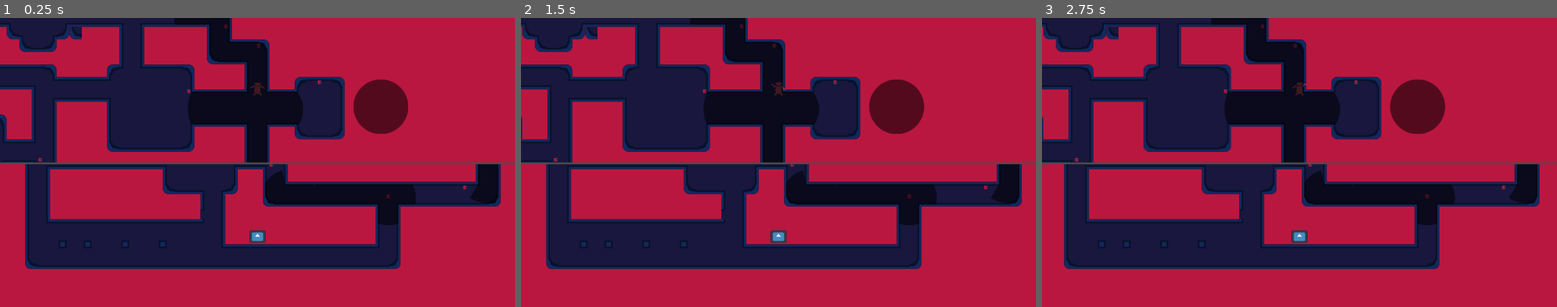
Above: before the commit, frames 1-3 (left to right).
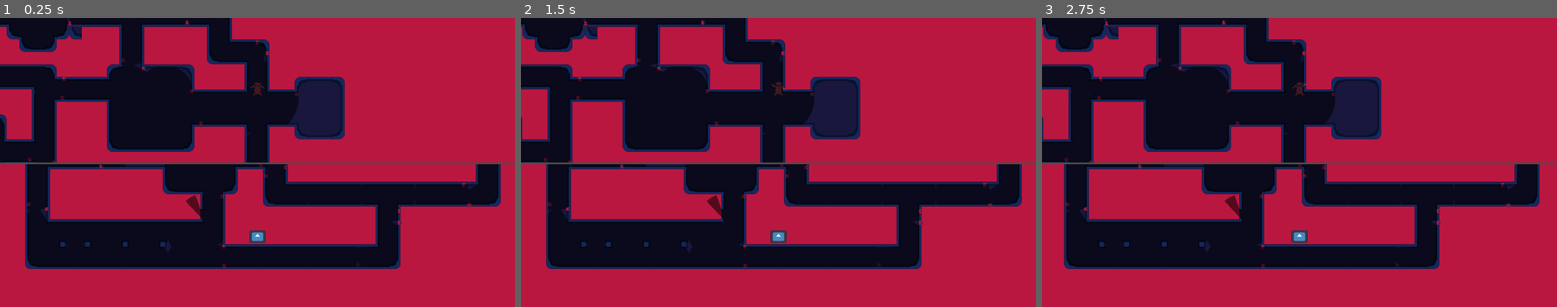
Above: after the commit, the same moments.

Repository: AlejanDroox/light-shadow
Game: Godot game, scene res://scenas/main.tscn
Two runs of this game, one before a commit and one after it. Both use one fixed random seed, a clock stepped at 60 frames per second and the inputs below. The engine's default icon, where the game draws it, is replaced by a stand-in: a white triangle on a blue panel in a dark square.
Inputs:
- Up to frame 1 (0.25 s): no input
- Up to frame 2 (1.5 s): tap Enter at 0.5 s; hold Right (ui_right) 0.53-1.28 s; hold , (interactuar1) 0.53-1.28 s; tap Space at 1.25 s; hold S (mov_down) from 1.28 s (still down); tap F (interactuar2) at 1.35 s
- Up to frame 3 (2.75 s): tap Enter at 2 s; release S (mov_down) at 2.03 s; hold Right (ui_right) from 2.03 s (still down); tap D (mov_rigth) at 2.1 s

The runs differ from the first frame. In frame 1, 22% of the frame differs, in the area x 0-96%, y 0-87%; in frame 2, 22%; in frame 3, 22%.

Commit message:
La luz
La luz del nivel 1 y sus interumpores

Diff:
--- a/scenas/niveles/nivel_1.tscn
+++ b/scenas/niveles/nivel_1.tscn
@@ -336,71 +336,464 @@
 [node name="interruptores" type="Node" parent="."]
 
 [node name="interruptorA1" parent="interruptores" node_paths=PackedStringArray("lights") instance=ExtResource("4_56oem")]
-position = Vector2(506, 115)
-lights = [NodePath("../../lights/lightA2"), NodePath("../../lights/lightA3"), NodePath("../../lights/lightA4"), NodePath("../../lights/lightA5")]
+position = Vector2(455, 142)
+lights = [NodePath("../../lights/lightA2"), NodePath("../../lights/lightA3"), NodePath("../../lights/lightA4"), NodePath("")]
 
 [node name="interruptorA2" parent="interruptores" node_paths=PackedStringArray("lights") instance=ExtResource("4_56oem")]
-position = Vector2(314, 340)
-lights = [NodePath("../../lights/lightA2"), NodePath("../../lights/lightA3"), NodePath("../../lights/lightA4"), NodePath("../../lights/lightA5")]
+position = Vector2(220, 135)
+lights = [NodePath("../../lights/lightA2"), NodePath("../../lights/lightA3"), NodePath("../../lights/lightA4"), NodePath("")]
+
+[node name="interruptorA3" parent="interruptores" node_paths=PackedStringArray("lights") instance=ExtResource("4_56oem")]
+position = Vector2(390, 50)
+lights = [NodePath("../../lights/lightA2"), NodePath("../../lights/lightA3"), NodePath("../../lights/lightA4"), NodePath("")]
+
+[node name="interruptorA4" parent="interruptores" node_paths=PackedStringArray("lights") instance=ExtResource("4_56oem")]
+position = Vector2(324, 377)
+rotation = 1.309
+lights = [NodePath("../../lights/lightA2"), NodePath("../../lights/lightA3"), NodePath("../../lights/lightA4"), NodePath("")]
 
 [node name="interruptorB1" parent="interruptores" node_paths=PackedStringArray("lights") instance=ExtResource("4_56oem")]
-position = Vector2(214, 135)
+position = Vector2(367, 26)
 lights = [NodePath("../../lights/lightB1"), NodePath("../../lights/lightB2")]
 
 [node name="interruptorB2" parent="interruptores" node_paths=PackedStringArray("lights") instance=ExtResource("4_56oem")]
-position = Vector2(370, 33)
+position = Vector2(229, -58)
 lights = [NodePath("../../lights/lightB1"), NodePath("../../lights/lightB2")]
 
-[node name="interruptorA3" parent="interruptores" node_paths=PackedStringArray("lights") instance=ExtResource("4_56oem")]
-position = Vector2(297, -10)
-lights = [NodePath("../../lights/lightA2"), NodePath("../../lights/lightA3"), NodePath("../../lights/lightA4"), NodePath("../../lights/lightA5")]
-
 [node name="interruptorC1" parent="interruptores" node_paths=PackedStringArray("lights") instance=ExtResource("4_56oem")]
-position = Vector2(143, 360)
-lights = [NodePath("../../lights/lightC1"), NodePath("../../lights/lightC2"), NodePath("../../lights/lightC3")]
+position = Vector2(312, 334)
+lights = [NodePath("../../lights/lightC1"), NodePath("../../lights/lightC2"), NodePath("../../lights/lightC3"), NodePath("../../lights/lightC4")]
 
 [node name="interruptorC2" parent="interruptores" node_paths=PackedStringArray("lights") instance=ExtResource("4_56oem")]
-position = Vector2(-119, 289)
-lights = [NodePath("../../lights/lightC1"), NodePath("../../lights/lightC2"), NodePath("../../lights/lightC3")]
+position = Vector2(-130, 314)
+lights = [NodePath("../../lights/lightC1"), NodePath("../../lights/lightC2"), NodePath("../../lights/lightC3"), NodePath("../../lights/lightC4")]
+
+[node name="interruptorC3" parent="interruptores" node_paths=PackedStringArray("lights") instance=ExtResource("4_56oem")]
+position = Vector2(167, 393)
+lights = [NodePath("../../lights/lightC1"), NodePath("../../lights/lightC2"), NodePath("../../lights/lightC3"), NodePath("../../lights/lightC4")]
+
+[node name="interruptorD1" parent="interruptores" node_paths=PackedStringArray("lights") instance=ExtResource("4_56oem")]
+position = Vector2(112, 85)
+lights = [NodePath("../../lights/lightD1"), NodePath("../../lights/lightD2"), NodePath("../../lights/lightD3"), NodePath("../../lights/lightD4"), NodePath("../../lights/lightD5")]
+
+[node name="interruptorD2" parent="interruptores" node_paths=PackedStringArray("lights") instance=ExtResource("4_56oem")]
+position = Vector2(-55, -59)
+lights = [NodePath("../../lights/lightD1"), NodePath("../../lights/lightD2"), NodePath("../../lights/lightD3"), NodePath("../../lights/lightD4"), NodePath("../../lights/lightD5")]
+
+[node name="interruptorD3" parent="interruptores" node_paths=PackedStringArray("lights") instance=ExtResource("4_56oem")]
+position = Vector2(211, -19)
+lights = [NodePath("../../lights/lightD1"), NodePath("../../lights/lightD2"), NodePath("../../lights/lightD3"), NodePath("../../lights/lightD4"), NodePath("../../lights/lightD5")]
+
+[node name="interruptorD4" parent="interruptores" node_paths=PackedStringArray("lights") instance=ExtResource("4_56oem")]
+position = Vector2(148, -251)
+lights = [NodePath("../../lights/lightD1"), NodePath("../../lights/lightD2"), NodePath("../../lights/lightD3"), NodePath("../../lights/lightD4"), NodePath("../../lights/lightD5")]
+
+[node name="interruptorE1" parent="interruptores" node_paths=PackedStringArray("lights") instance=ExtResource("4_56oem")]
+position = Vector2(67, 66)
+lights = [NodePath("../../lights/lightE1"), NodePath("../../lights/lightE2"), NodePath("../../lights/lightE3"), NodePath("../../lights/lightE4"), NodePath("../../lights/lightE5")]
+
+[node name="interruptorE2" parent="interruptores" node_paths=PackedStringArray("lights") instance=ExtResource("4_56oem")]
+position = Vector2(241, 207)
+lights = [NodePath("../../lights/lightE1"), NodePath("../../lights/lightE2"), NodePath("../../lights/lightE3"), NodePath("../../lights/lightE4"), NodePath("../../lights/lightE5")]
+
+[node name="interruptorE3" parent="interruptores" node_paths=PackedStringArray("lights") instance=ExtResource("4_56oem")]
+position = Vector2(-69, 150)
+lights = [NodePath("../../lights/lightE1"), NodePath("../../lights/lightE2"), NodePath("../../lights/lightE3"), NodePath("../../lights/lightE4"), NodePath("../../lights/lightE5")]
+
+[node name="interruptorF1" parent="interruptores" node_paths=PackedStringArray("lights") instance=ExtResource("4_56oem")]
+position = Vector2(168, 419)
+lights = [NodePath("../../lights/lightF1"), NodePath("../../lights/lightF2"), NodePath("../../lights/lightF3"), NodePath("../../lights/lightF4")]
+
+[node name="interruptorF2" parent="interruptores" node_paths=PackedStringArray("lights") instance=ExtResource("4_56oem")]
+position = Vector2(-224, 515)
+lights = [NodePath("../../lights/lightF1"), NodePath("../../lights/lightF2"), NodePath("../../lights/lightF3"), NodePath("../../lights/lightF4")]
+
+[node name="interruptorG1" parent="interruptores" node_paths=PackedStringArray("lights") instance=ExtResource("4_56oem")]
+position = Vector2(-225, 473)
+lights = [NodePath("../../lights/lightG1"), NodePath("../../lights/lightG2"), NodePath("../../lights/lightG3"), NodePath("../../lights/lightG4"), NodePath("../../lights/lightG5"), NodePath("../../lights/lightG6"), NodePath("../../lights/lightG7"), NodePath("../../lights/lightG8"), NodePath("../../lights/lightG9")]
+
+[node name="interruptorG2" parent="interruptores" node_paths=PackedStringArray("lights") instance=ExtResource("4_56oem")]
+position = Vector2(-228, 360)
+lights = [NodePath("../../lights/lightG1"), NodePath("../../lights/lightG2"), NodePath("../../lights/lightG3"), NodePath("../../lights/lightG4"), NodePath("../../lights/lightG5"), NodePath("../../lights/lightG6"), NodePath("../../lights/lightG7"), NodePath("../../lights/lightG8"), NodePath("../../lights/lightG9")]
+
+[node name="interruptorG3" parent="interruptores" node_paths=PackedStringArray("lights") instance=ExtResource("4_56oem")]
+position = Vector2(-621, 388)
+lights = [NodePath("../../lights/lightG1"), NodePath("../../lights/lightG2"), NodePath("../../lights/lightG3"), NodePath("../../lights/lightG4"), NodePath("../../lights/lightG5"), NodePath("../../lights/lightG6"), NodePath("../../lights/lightG7"), NodePath("../../lights/lightG8"), NodePath("../../lights/lightG9")]
+
+[node name="interruptorH1" parent="interruptores" node_paths=PackedStringArray("lights") instance=ExtResource("4_56oem")]
+position = Vector2(-661, 378)
+lights = [NodePath("../../lights/lightH1"), NodePath("../../lights/lightH2"), NodePath("../../lights/lightH3"), NodePath("../../lights/lightH4"), NodePath("../../lights/lightH5")]
+
+[node name="interruptorH2" parent="interruptores" node_paths=PackedStringArray("lights") instance=ExtResource("4_56oem")]
+position = Vector2(-499, 293)
+lights = [NodePath("../../lights/lightH1"), NodePath("../../lights/lightH2"), NodePath("../../lights/lightH3"), NodePath("../../lights/lightH4"), NodePath("../../lights/lightH5")]
+
+[node name="interruptorH3" parent="interruptores" node_paths=PackedStringArray("lights") instance=ExtResource("4_56oem")]
+position = Vector2(-693, 180)
+lights = [NodePath("../../lights/lightH1"), NodePath("../../lights/lightH2"), NodePath("../../lights/lightH3"), NodePath("../../lights/lightH4"), NodePath("../../lights/lightH5")]
+
+[node name="interruptorH4" parent="interruptores" node_paths=PackedStringArray("lights") instance=ExtResource("4_56oem")]
+position = Vector2(-597, 40)
+lights = [NodePath("../../lights/lightH1"), NodePath("../../lights/lightH2"), NodePath("../../lights/lightH3"), NodePath("../../lights/lightH4"), NodePath("../../lights/lightH5")]
+
+[node name="interruptorI1" parent="interruptores" node_paths=PackedStringArray("lights") instance=ExtResource("4_56oem")]
+position = Vector2(-88, 295)
+lights = [NodePath("../../lights/lightI1"), NodePath("../../lights/lightI2"), NodePath("../../lights/lightI3"), NodePath("../../lights/lightI4"), NodePath("../../lights/lightI5")]
+
+[node name="interruptorI2" parent="interruptores" node_paths=PackedStringArray("lights") instance=ExtResource("4_56oem")]
+position = Vector2(-65, 108)
+lights = [NodePath("../../lights/lightI1"), NodePath("../../lights/lightI2"), NodePath("../../lights/lightI3"), NodePath("../../lights/lightI4"), NodePath("../../lights/lightI5")]
+
+[node name="interruptorI3" parent="interruptores" node_paths=PackedStringArray("lights") instance=ExtResource("4_56oem")]
+position = Vector2(-576, -2)
+lights = [NodePath("../../lights/lightI1"), NodePath("../../lights/lightI2"), NodePath("../../lights/lightI3"), NodePath("../../lights/lightI4"), NodePath("../../lights/lightI5")]
+
+[node name="interruptorI4" parent="interruptores" node_paths=PackedStringArray("lights") instance=ExtResource("4_56oem")]
+position = Vector2(-495, -60)
+lights = [NodePath("../../lights/lightI1"), NodePath("../../lights/lightI2"), NodePath("../../lights/lightI3"), NodePath("../../lights/lightI4"), NodePath("../../lights/lightI5")]
+
+[node name="interruptorJ1" parent="interruptores" node_paths=PackedStringArray("lights") instance=ExtResource("4_56oem")]
+position = Vector2(-142, 289)
+lights = [NodePath("../../lights/lightJ1"), NodePath("../../lights/lightJ2"), NodePath("../../lights/lightJ3"), NodePath("../../lights/lightJ4")]
+
+[node name="interruptorJ2" parent="interruptores" node_paths=PackedStringArray("lights") instance=ExtResource("4_56oem")]
+position = Vector2(-484, 250)
+lights = [NodePath("../../lights/lightJ1"), NodePath("../../lights/lightJ2"), NodePath("../../lights/lightJ3"), NodePath("../../lights/lightJ4")]
+
+[node name="interruptorK1" parent="interruptores" node_paths=PackedStringArray("lights") instance=ExtResource("4_56oem")]
+position = Vector2(-52, -17)
+lights = [NodePath("../../lights/lightK1"), NodePath("../../lights/lightK2"), NodePath("../../lights/lightK3"), NodePath("../../lights/lightK4")]
+
+[node name="interruptorK2" parent="interruptores" node_paths=PackedStringArray("lights") instance=ExtResource("4_56oem")]
+position = Vector2(-451, -64)
+lights = [NodePath("../../lights/lightK1"), NodePath("../../lights/lightK2"), NodePath("../../lights/lightK3"), NodePath("../../lights/lightK4")]
+
+[node name="interruptorL1" parent="interruptores" node_paths=PackedStringArray("lights") instance=ExtResource("4_56oem")]
+position = Vector2(151, -212)
+lights = [NodePath("../../lights/lightL1"), NodePath("../../lights/lightL2"), NodePath("../../lights/lightL3"), NodePath("../../lights/lightL4"), NodePath("../../lights/lightL5"), NodePath("../../lights/lightL6")]
+
+[node name="interruptorL2" parent="interruptores" node_paths=PackedStringArray("lights") instance=ExtResource("4_56oem")]
+position = Vector2(-452, -195)
+lights = [NodePath("../../lights/lightL1"), NodePath("../../lights/lightL2"), NodePath("../../lights/lightL3"), NodePath("../../lights/lightL4"), NodePath("../../lights/lightL5"), NodePath("../../lights/lightL6")]
+
+[node name="interruptorM1" parent="interruptores" node_paths=PackedStringArray("lights") instance=ExtResource("4_56oem")]
+position = Vector2(-495, -198)
+lights = [NodePath("../../lights/lightM1"), NodePath("../../lights/lightM2"), NodePath("../../lights/lightM3"), NodePath("../../lights/lightM4"), NodePath("../../lights/lightM5"), NodePath("../../lights/lightM6")]
+
+[node name="interruptorM2" parent="interruptores" node_paths=PackedStringArray("lights") instance=ExtResource("4_56oem")]
+position = Vector2(-913, -59)
+lights = [NodePath("../../lights/lightM1"), NodePath("../../lights/lightM2"), NodePath("../../lights/lightM3"), NodePath("../../lights/lightM4"), NodePath("../../lights/lightM5"), NodePath("../../lights/lightM6")]
+
+[node name="interruptorM3" parent="interruptores" node_paths=PackedStringArray("lights") instance=ExtResource("4_56oem")]
+position = Vector2(-495, -78)
+lights = [NodePath("../../lights/lightM1"), NodePath("../../lights/lightM2"), NodePath("../../lights/lightM3"), NodePath("../../lights/lightM4"), NodePath("../../lights/lightM5"), NodePath("../../lights/lightM6")]
+
+[node name="interruptorN1" parent="interruptores" node_paths=PackedStringArray("lights") instance=ExtResource("4_56oem")]
+position = Vector2(-692, 82)
+lights = [NodePath("../../lights/lightN1"), NodePath("../../lights/lightN2"), NodePath("../../lights/lightN3"), NodePath("../../lights/lightN4"), NodePath("../../lights/lightN5"), NodePath("../../lights/lightN6"), NodePath("../../lights/lightN7"), NodePath("../../lights/lightN8"), NodePath("../../lights/lightN9"), NodePath("../../lights/lightN10"), NodePath("../../lights/lightN11"), NodePath("../../lights/lightN12"), NodePath("../../lights/lightN13")]
+
+[node name="interruptorN2" parent="interruptores" node_paths=PackedStringArray("lights") instance=ExtResource("4_56oem")]
+position = Vector2(-843, -60)
+lights = [NodePath("../../lights/lightN1"), NodePath("../../lights/lightN2"), NodePath("../../lights/lightN3"), NodePath("../../lights/lightN4"), NodePath("../../lights/lightN5"), NodePath("../../lights/lightN6"), NodePath("../../lights/lightN7"), NodePath("../../lights/lightN8"), NodePath("../../lights/lightN9"), NodePath("../../lights/lightN10"), NodePath("../../lights/lightN11"), NodePath("../../lights/lightN12"), NodePath("../../lights/lightN13")]
 
 [node name="lights" type="Node" parent="."]
 
-[node name="light" parent="lights" instance=ExtResource("2_bmcxi")]
-position = Vector2(-498, 101)
-texture_scale = 0.26
-
 [node name="lightB1" parent="lights" instance=ExtResource("2_bmcxi")]
-position = Vector2(644, 169)
+position = Vector2(270, -41)
 texture_scale = 0.65
 
 [node name="lightB2" parent="lights" instance=ExtResource("2_bmcxi")]
-position = Vector2(262, -18)
+position = Vector2(306, 38)
 texture_scale = 0.85
 
 [node name="lightA2" parent="lights" instance=ExtResource("2_bmcxi")]
-position = Vector2(295, 173)
+position = Vector2(377, 149)
 texture_scale = 0.88
 
 [node name="lightA3" parent="lights" instance=ExtResource("2_bmcxi")]
-position = Vector2(348, 67)
+position = Vector2(281, 173)
 texture_scale = 0.8
 
 [node name="lightA4" parent="lights" instance=ExtResource("2_bmcxi")]
-position = Vector2(369, 289)
+position = Vector2(377, 311)
 texture_scale = 0.9
 
-[node name="lightA5" parent="lights" instance=ExtResource("2_bmcxi")]
-position = Vector2(409, 175)
-texture_scale = 0.65
-
 [node name="lightC1" parent="lights" instance=ExtResource("2_bmcxi")]
-position = Vector2(144, 362)
+position = Vector2(143, 354)
 texture_scale = 0.65
 
 [node name="lightC2" parent="lights" instance=ExtResource("2_bmcxi")]
-position = Vector2(35, 360)
+position = Vector2(24, 354)
 texture_scale = 0.65
 
 [node name="lightC3" parent="lights" instance=ExtResource("2_bmcxi")]
-position = Vector2(-79, 360)
-texture_scale = 0.65
+position = Vector2(-94, 353)
+texture_scale = 0.65
+
+[node name="lightC4" parent="lights" instance=ExtResource("2_bmcxi")]
+position = Vector2(263, 354)
+texture_scale = 0.65
+
+[node name="lightD1" parent="lights" instance=ExtResource("2_bmcxi")]
+position = Vector2(153, -50)
+texture_scale = 0.65
+
+[node name="lightD2" parent="lights" instance=ExtResource("2_bmcxi")]
+position = Vector2(8, -39)
+texture_scale = 0.65
+
+[node name="lightD3" parent="lights" instance=ExtResource("2_bmcxi")]
+position = Vector2(82, 15)
+texture_scale = 0.65
+
+[node name="lightD4" parent="lights" instance=ExtResource("2_bmcxi")]
+position = Vector2(180, -123)
+texture_scale = 0.65
+
+[node name="lightD5" parent="lights" instance=ExtResource("2_bmcxi")]
+position = Vector2(200, -230)
+texture_scale = 0.65
+
+[node name="lightE1" parent="lights" instance=ExtResource("2_bmcxi")]
+position = Vector2(162, 137)
+texture_scale = 0.65
+
+[node name="lightE2" parent="lights" instance=ExtResource("2_bmcxi")]
+position = Vector2(79, 137)
+texture_scale = 0.65
+
+[node name="lightE3" parent="lights" instance=ExtResource("2_bmcxi")]
+position = Vector2(170, 216)
+texture_scale = 0.65
+
+[node name="lightE4" parent="lights" instance=ExtResource("2_bmcxi")]
+position = Vector2(82, 226)
+texture_scale = 0.65
+
+[node name="lightE5" parent="lights" instance=ExtResource("2_bmcxi")]
+position = Vector2(-31, 129)
+texture_scale = 0.65
+
+[node name="lightF1" parent="lights" instance=ExtResource("2_bmcxi")]
+position = Vector2(125, 471)
+texture_scale = 0.65
+
+[node name="lightF2" parent="lights" instance=ExtResource("2_bmcxi")]
+position = Vector2(13, 496)
+texture_scale = 0.65
+
+[node name="lightF3" parent="lights" instance=ExtResource("2_bmcxi")]
+position = Vector2(-95, 494)
+texture_scale = 0.65
+
+[node name="lightF4" parent="lights" instance=ExtResource("2_bmcxi")]
+position = Vector2(-191, 483)
+texture_scale = 0.65
+
+[node name="lightG1" parent="lights" instance=ExtResource("2_bmcxi")]
+position = Vector2(-292, 508)
+texture_scale = 0.65
+
+[node name="lightG2" parent="lights" instance=ExtResource("2_bmcxi")]
+position = Vector2(-292, 434)
+texture_scale = 0.65
+
+[node name="lightG3" parent="lights" instance=ExtResource("2_bmcxi")]
+position = Vector2(-268, 414)
+texture_scale = 0.65
+
+[node name="lightG4" parent="lights" instance=ExtResource("2_bmcxi")]
+position = Vector2(-406, 433)
+texture_scale = 0.65
+
+[node name="lightG5" parent="lights" instance=ExtResource("2_bmcxi")]
+position = Vector2(-404, 513)
+texture_scale = 0.65
+
+[node name="lightG6" parent="lights" instance=ExtResource("2_bmcxi")]
+position = Vector2(-500, 433)
+texture_scale = 0.65
+
+[node name="lightG7" parent="lights" instance=ExtResource("2_bmcxi")]
+position = Vector2(-500, 503)
+texture_scale = 0.65
+
+[node name="lightG8" parent="lights" instance=ExtResource("2_bmcxi")]
+position = Vector2(-610, 428)
+texture_scale = 0.65
+
+[node name="lightG9" parent="lights" instance=ExtResource("2_bmcxi")]
+position = Vector2(-610, 486)
+texture_scale = 0.65
+
+[node name="lightH1" parent="lights" instance=ExtResource("2_bmcxi")]
+position = Vector2(-646, 328)
+texture_scale = 0.65
+
+[node name="lightH2" parent="lights" instance=ExtResource("2_bmcxi")]
+position = Vector2(-638, 213)
+texture_scale = 0.65
+
+[node name="lightH3" parent="lights" instance=ExtResource("2_bmcxi")]
+position = Vector2(-638, 111)
+texture_scale = 0.65
+
+[node name="lightH4" parent="lights" instance=ExtResource("2_bmcxi")]
+position = Vector2(-558, 261)
+texture_scale = 0.65
+
+[node name="lightH5" parent="lights" instance=ExtResource("2_bmcxi")]
+position = Vector2(-620, 14)
+texture_scale = 0.65
+
+[node name="lightI1" parent="lights" instance=ExtResource("2_bmcxi")]
+position = Vector2(-119, 219)
+texture_scale = 0.85
+
+[node name="lightI2" parent="lights" instance=ExtResource("2_bmcxi")]
+position = Vector2(-146, 82)
+texture_scale = 0.85
+
+[node name="lightI3" parent="lights" instance=ExtResource("2_bmcxi")]
+position = Vector2(-293, 83)
+texture_scale = 0.85
+
+[node name="lightI4" parent="lights" instance=ExtResource("2_bmcxi")]
+position = Vector2(-445, 122)
+texture_scale = 0.85
+
+[node name="lightI5" parent="lights" instance=ExtResource("2_bmcxi")]
+position = Vector2(-484, 14)
+texture_scale = 0.85
+
+[node name="lightJ1" parent="lights" instance=ExtResource("2_bmcxi")]
+position = Vector2(-203, 253)
+texture_scale = 0.85
+
+[node name="lightJ2" parent="lights" instance=ExtResource("2_bmcxi")]
+position = Vector2(-280, 313)
+texture_scale = 0.85
+
+[node name="lightJ3" parent="lights" instance=ExtResource("2_bmcxi")]
+position = Vector2(-345, 251)
+texture_scale = 0.85
+
+[node name="lightJ4" parent="lights" instance=ExtResource("2_bmcxi")]
+position = Vector2(-420, 274)
+texture_scale = 0.85
+
+[node name="lightK1" parent="lights" instance=ExtResource("2_bmcxi")]
+position = Vector2(-125, -72)
+texture_scale = 0.85
+
+[node name="lightK2" parent="lights" instance=ExtResource("2_bmcxi")]
+position = Vector2(-129, 10)
+texture_scale = 0.85
+
+[node name="lightK3" parent="lights" instance=ExtResource("2_bmcxi")]
+position = Vector2(-271, -35)
+texture_scale = 0.85
+
+[node name="lightK4" parent="lights" instance=ExtResource("2_bmcxi")]
+position = Vector2(-421, -26)
+texture_scale = 0.85
+
+[node name="lightL1" parent="lights" instance=ExtResource("2_bmcxi")]
+position = Vector2(83, -233)
+texture_scale = 0.65
+
+[node name="lightL2" parent="lights" instance=ExtResource("2_bmcxi")]
+position = Vector2(-38, -231)
+texture_scale = 0.65
+
+[node name="lightL3" parent="lights" instance=ExtResource("2_bmcxi")]
+position = Vector2(-157, -230)
+texture_scale = 0.65
+
+[node name="lightL4" parent="lights" instance=ExtResource("2_bmcxi")]
+position = Vector2(-276, -229)
+texture_scale = 0.65
+
+[node name="lightL5" parent="lights" instance=ExtResource("2_bmcxi")]
+position = Vector2(-396, -230)
+texture_scale = 0.65
+
+[node name="lightL6" parent="lights" instance=ExtResource("2_bmcxi")]
+position = Vector2(-470, -253)
+texture_scale = 0.65
+
+[node name="lightM1" parent="lights" instance=ExtResource("2_bmcxi")]
+position = Vector2(-552, -172)
+texture_scale = 0.65
+
+[node name="lightM2" parent="lights" instance=ExtResource("2_bmcxi")]
+position = Vector2(-663, -196)
+texture_scale = 0.65
+
+[node name="lightM3" parent="lights" instance=ExtResource("2_bmcxi")]
+position = Vector2(-761, -158)
+texture_scale = 0.65
+
+[node name="lightM4" parent="lights" instance=ExtResource("2_bmcxi")]
+position = Vector2(-863, -196)
+texture_scale = 0.65
+
+[node name="lightM5" parent="lights" instance=ExtResource("2_bmcxi")]
+position = Vector2(-880, -126)
+texture_scale = 0.65
+
+[node name="lightM6" parent="lights" instance=ExtResource("2_bmcxi")]
+position = Vector2(-481, -136)
+texture_scale = 0.65
+
+[node name="lightN1" parent="lights" instance=ExtResource("2_bmcxi")]
+position = Vector2(-790, 175)
+texture_scale = 0.65
+
+[node name="lightN2" parent="lights" instance=ExtResource("2_bmcxi")]
+position = Vector2(-780, 72)
+texture_scale = 0.65
+
+[node name="lightN3" parent="lights" instance=ExtResource("2_bmcxi")]
+position = Vector2(-837, 25)
+texture_scale = 0.65
+
+[node name="lightN4" parent="lights" instance=ExtResource("2_bmcxi")]
+position = Vector2(-938, 30)
+texture_scale = 0.65
+
+[node name="lightN5" parent="lights" instance=ExtResource("2_bmcxi")]
+position = Vector2(-982, 93)
+texture_scale = 0.65
+
+[node name="lightN6" parent="lights" instance=ExtResource("2_bmcxi")]
+position = Vector2(-969, 184)
+texture_scale = 0.65
+
+[node name="lightN7" parent="lights" instance=ExtResource("2_bmcxi")]
+position = Vector2(-876, 125)
+texture_scale = 0.65
+
+[node name="lightN8" parent="lights" instance=ExtResource("2_bmcxi")]
+position = Vector2(-880, 217)
+texture_scale = 0.65
+
+[node name="lightN9" parent="lights" instance=ExtResource("2_bmcxi")]
+position = Vector2(-929, 294)
+texture_scale = 0.65
+
+[node name="lightN10" parent="lights" instance=ExtResource("2_bmcxi")]
+position = Vector2(-813, 283)
+texture_scale = 0.65
+
+[node name="lightN11" parent="lights" instance=ExtResource("2_bmcxi")]
+position = Vector2(-723, 130)
+texture_scale = 0.65
+
+[node name="lightN12" parent="lights" instance=ExtResource("2_bmcxi")]
+position = Vector2(-1031, 130)
+texture_scale = 0.65
+
+[node name="lightN13" parent="lights" instance=ExtResource("2_bmcxi")]
+position = Vector2(-879, -7)
+texture_scale = 0.65
